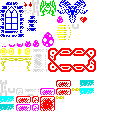
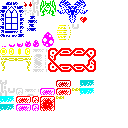
Comparing the layer stacks of the two (128, 128) images. Changes:
painted on "Background" over box(25, 14, 63, 23)
